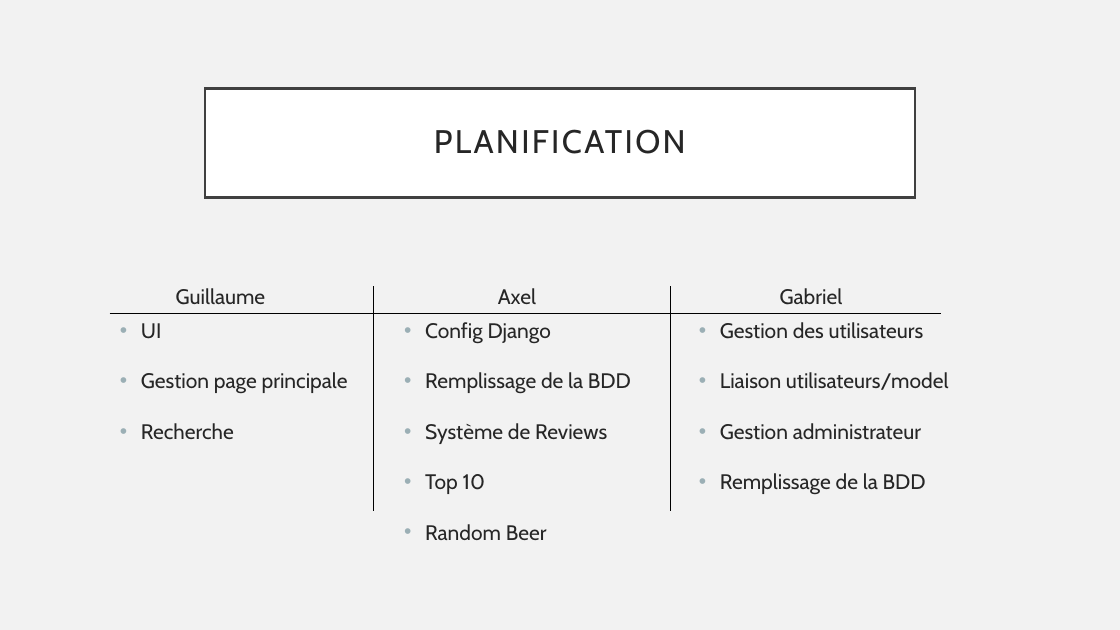
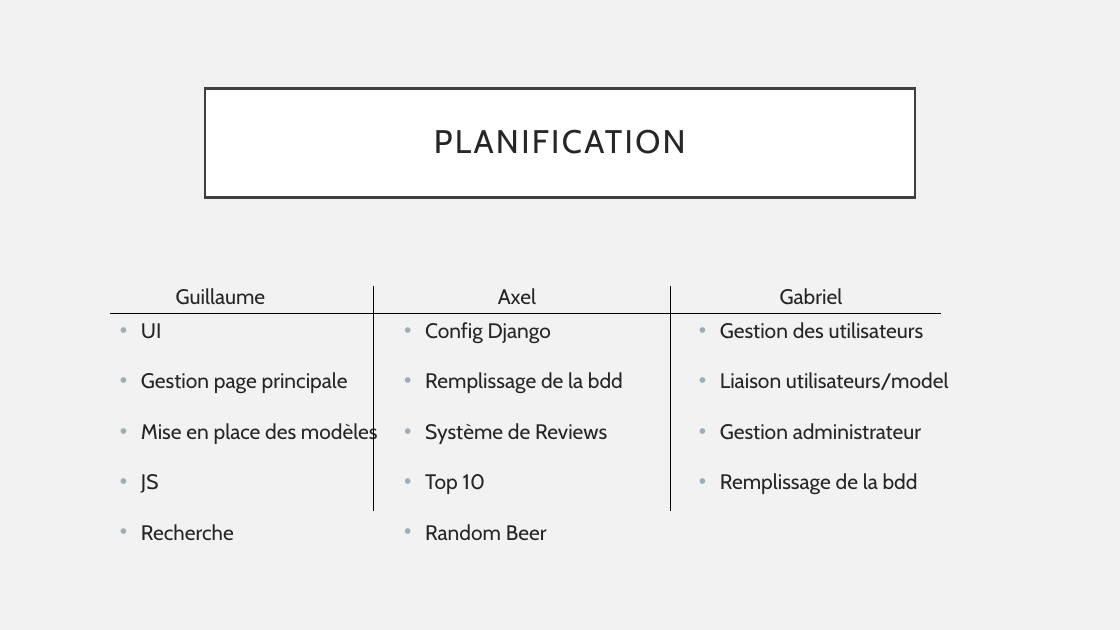
Before and after one commit to HE-Arc/BeerReviews, a slide deck: slide 5 of documents/PresentationBeerReview.pptx. Drawn at 1120x630 pixels with LibreOffice and Linux fonts; fonts in the diff are those of the drawing. Boxes give left, top, right and bottom in pixels: in the first picture for what was removed or moved away, otherwise in the second. Text is boxed around its words. In the diff, an @@ line names an element or a change of style, - is before the commit and + after.

Commit message:
pptx

```diff
--- a/documents/PresentationBeerReview.pptx
+++ b/documents/PresentationBeerReview.pptx
@@ text at <box>425,372,623,394</box>: text changed @@
-• Remplissage de la BDD
+• Remplissage de la bdd
@@ text at <box>141,421,378,493</box>: paragraphs added @@
+• Mise en place des modèles
+• JS
@@ text at <box>720,473,918,495</box>: text changed @@
-• Remplissage de la BDD
+• Remplissage de la bdd
```
Also in this commit, not shown: 2 other slides changed, 1 other file.
